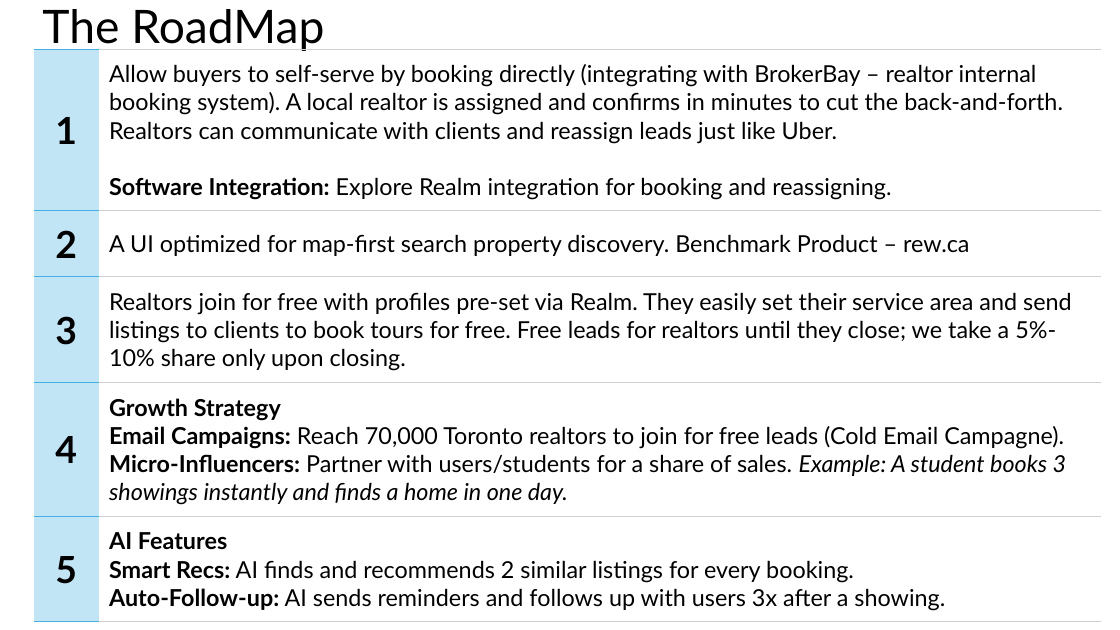
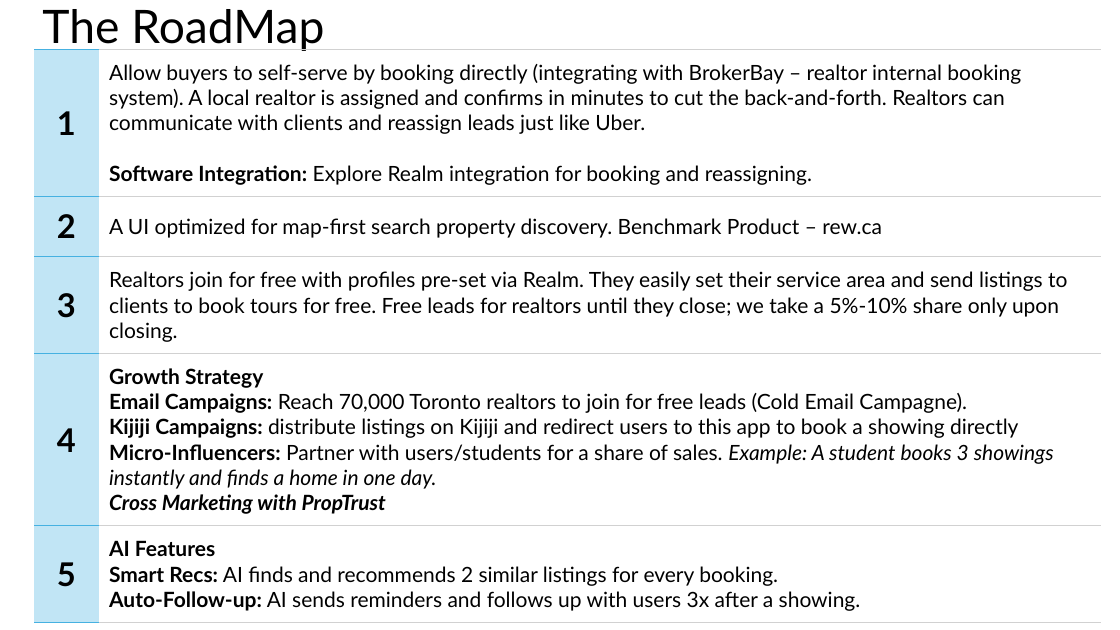
Before and after one commit to juli20008/yillow, a slide deck: slide 4 of Yollow.pptx. Drawn at 1120x630 pixels with LibreOffice and Linux fonts; fonts in the diff are those of the drawing. Boxes give left, top, right and bottom in pixels: in the first picture for what was removed or moved away, otherwise in the second. Text is boxed around its words. In the diff, an @@ line names an element or a change of style, - is before the commit and + after.

```diff
--- a/Yollow.pptx
+++ b/Yollow.pptx
@@ table at bbox=[34, 49, 1102, 623] @@
-row 4, column 2: Growth Strategy / Email Campaigns: Reach 70,000 Toronto realtors to join for free leads (Cold Email Campagne). / Micro-Influencers: Partner with users/students for a share of sales. Example: A student books 3 showings instantly and finds a home in one day.
+row 4, column 2: Growth Strategy / Email Campaigns: Reach 70,000 Toronto realtors to join for free leads (Cold Email Campagne). / Kijiji Campaigns: distribute listings on Kijiji and redirect users to this app to book a showing directly / Micro-Influencers: Partner with users/students for a share of sales. Example: A student books 3 showings instantly and finds a home in one day. / Cross Marketing with PropTrust
@@ size 32 to 28 pt in "1", "2", "3", "4" and 1 more places @@
@@ size 20 to 18 pt in "Allow buyers to self-serve by booking directly ...", "Software Integration: Explore Realm integration for booking ...", "A UI optimized for map-first search property ...", "Realtors join for free with profiles pre-set ..." and 3 more places @@
```
Also in this commit, not shown: 14 other files.
